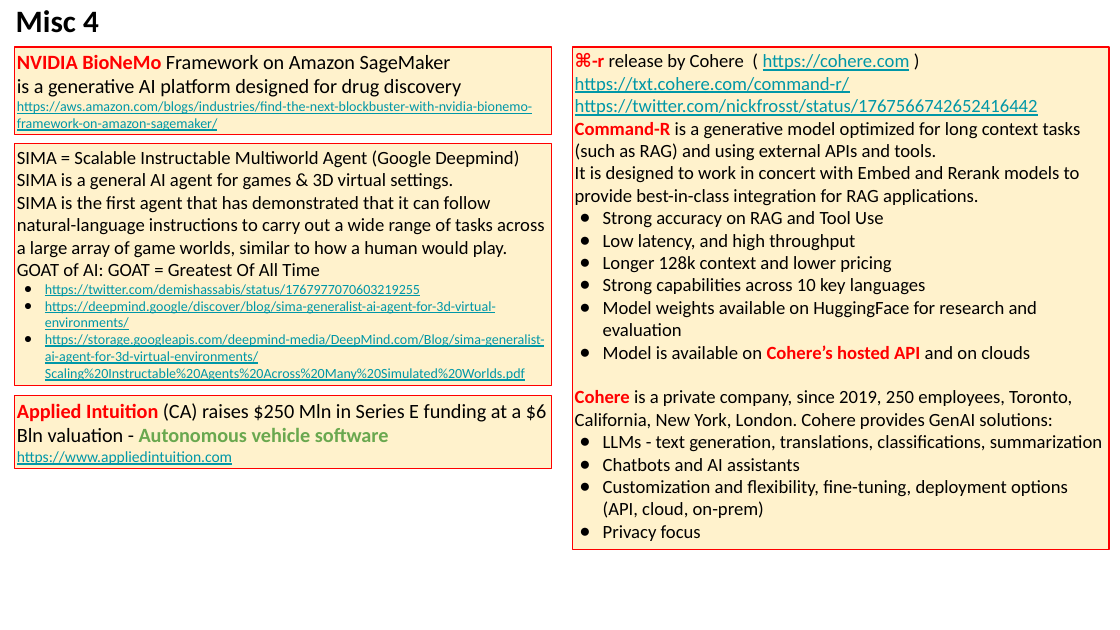
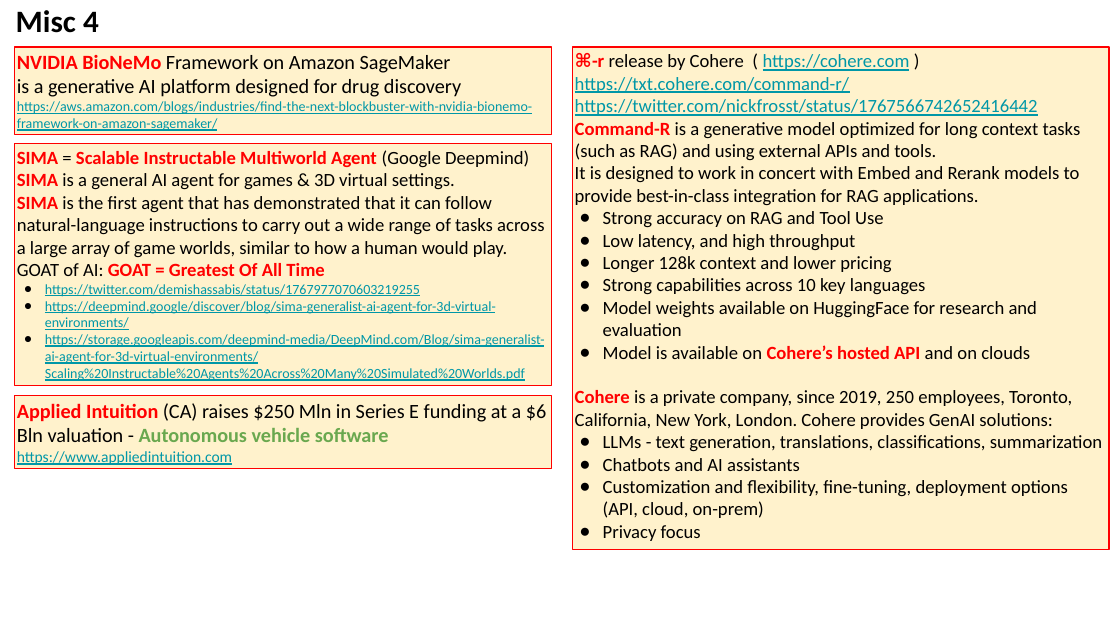
Before and after one commit to lselector/seminar, a slide deck: slide 9 of 2024/2024-03-15-AI-Updates.pptx. Drawn at 1120x630 pixels with LibreOffice and Linux fonts; fonts in the diff are those of the drawing. Boxes give left, top, right and bottom in pixels: in the first picture for what was removed or moved away, otherwise in the second. Text is boxed around its words. In the diff, an @@ line names an element or a change of style, - is before the commit and + after.

Commit message:
update

```diff
--- a/2024/2024-03-15-AI-Updates.pptx
+++ b/2024/2024-03-15-AI-Updates.pptx
@@ text in rectangle at (17,150,544,276): text colour #000000 to #FF0000, bold on in "SIMA Scalable Instructable Multiworld Agent", "SIMA", "SIMA", "GOAT = Greatest Of All Time" @@
```
